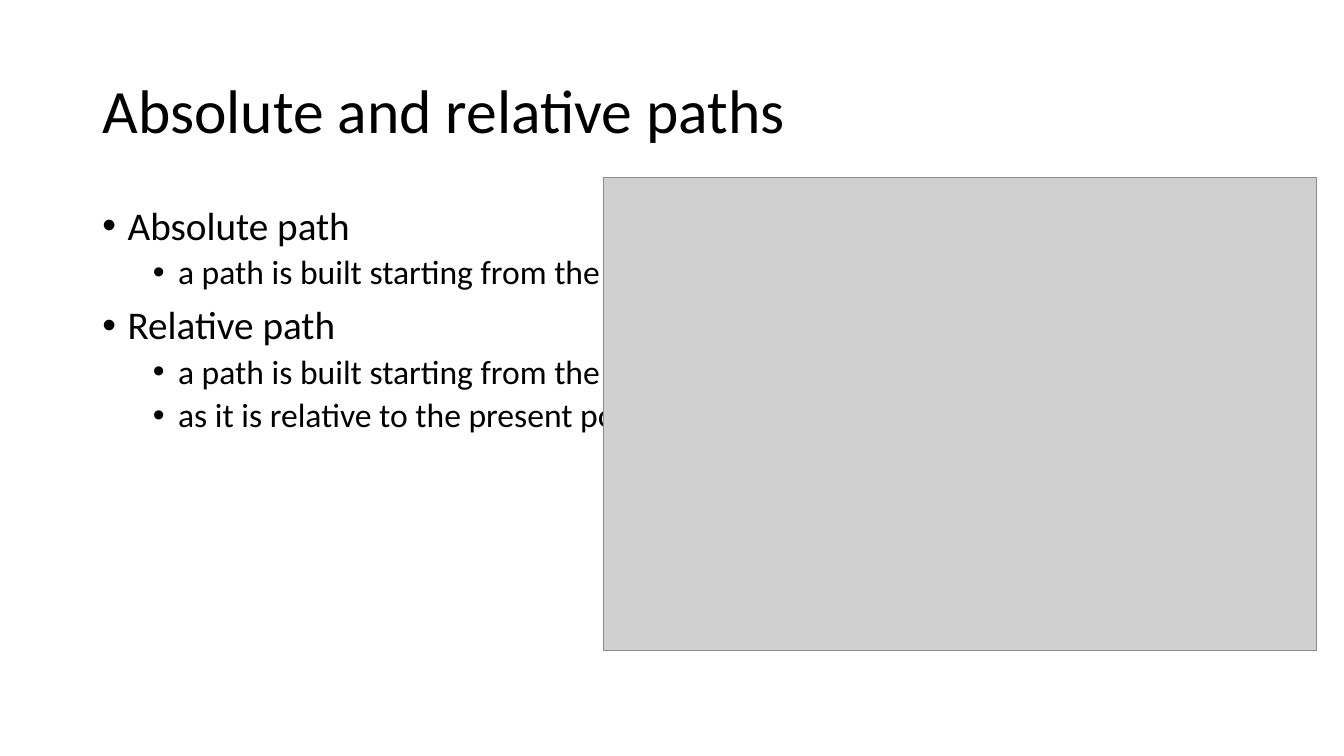
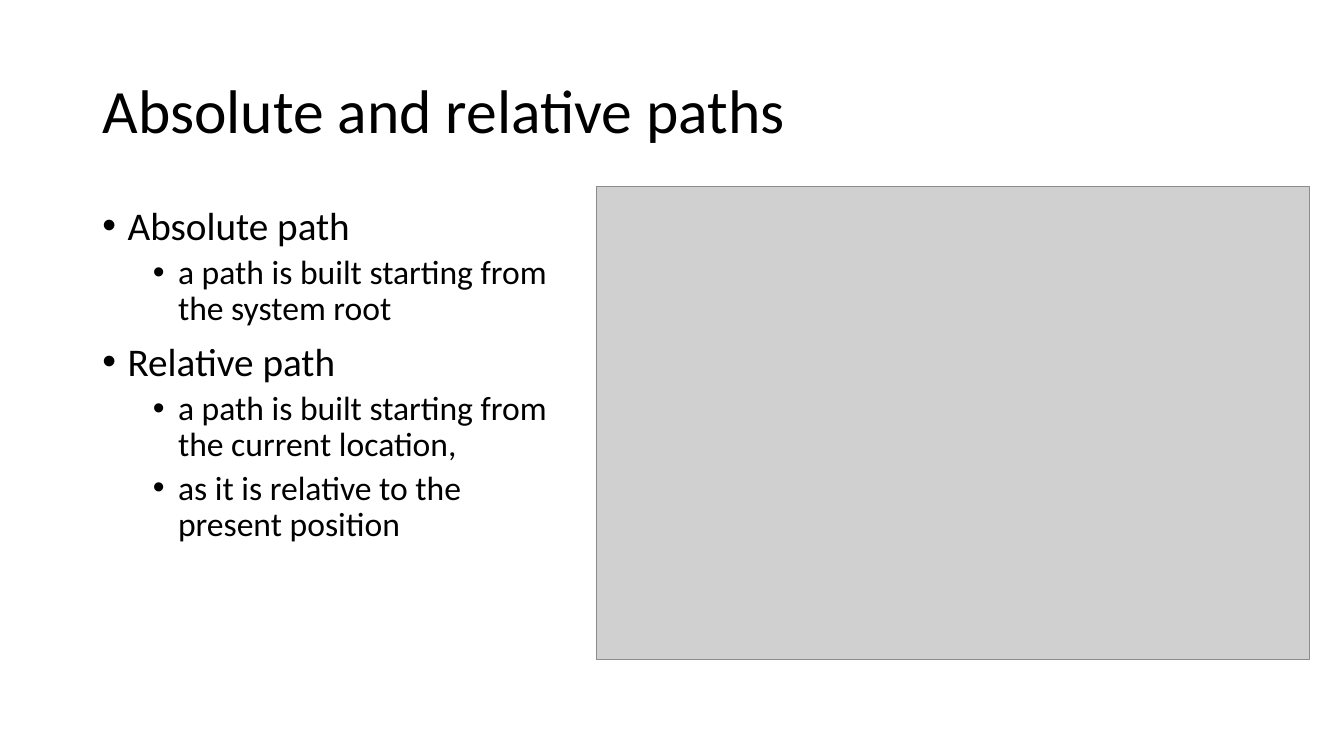
Before and after one commit to frankwxu/digital-forensics-lab, a slide deck: slide 5 of Basic_Computer_Skills_for_Forensics/0_Win_command_line_tutorial.pptx. Drawn at 1344x756 pixels with LibreOffice and Linux fonts; fonts in the diff are those of the drawing; grey boxes stand for pictures; background and template pictures are left out. Boxes give left, top, right and bottom in pixels: in the first picture for what was removed or moved away, otherwise in the second. Text is boxed around its words. In the diff, an @@ line names an element or a change of style, - is before the commit and + after.

```diff
--- a/Basic_Computer_Skills_for_Forensics/0_Win_command_line_tutorial.pptx
+++ b/Basic_Computer_Skills_for_Forensics/0_Win_command_line_tutorial.pptx
@@ text "Absolute path" rewrapped from [128,212,690,436] to [128,212,547,542] @@
@@ picture: place and size @@
-picture at [604,178,1318,651]
+picture at [597,187,1311,659]
```
Also in this commit, not shown: 7 other slides changed, 1 other file.
